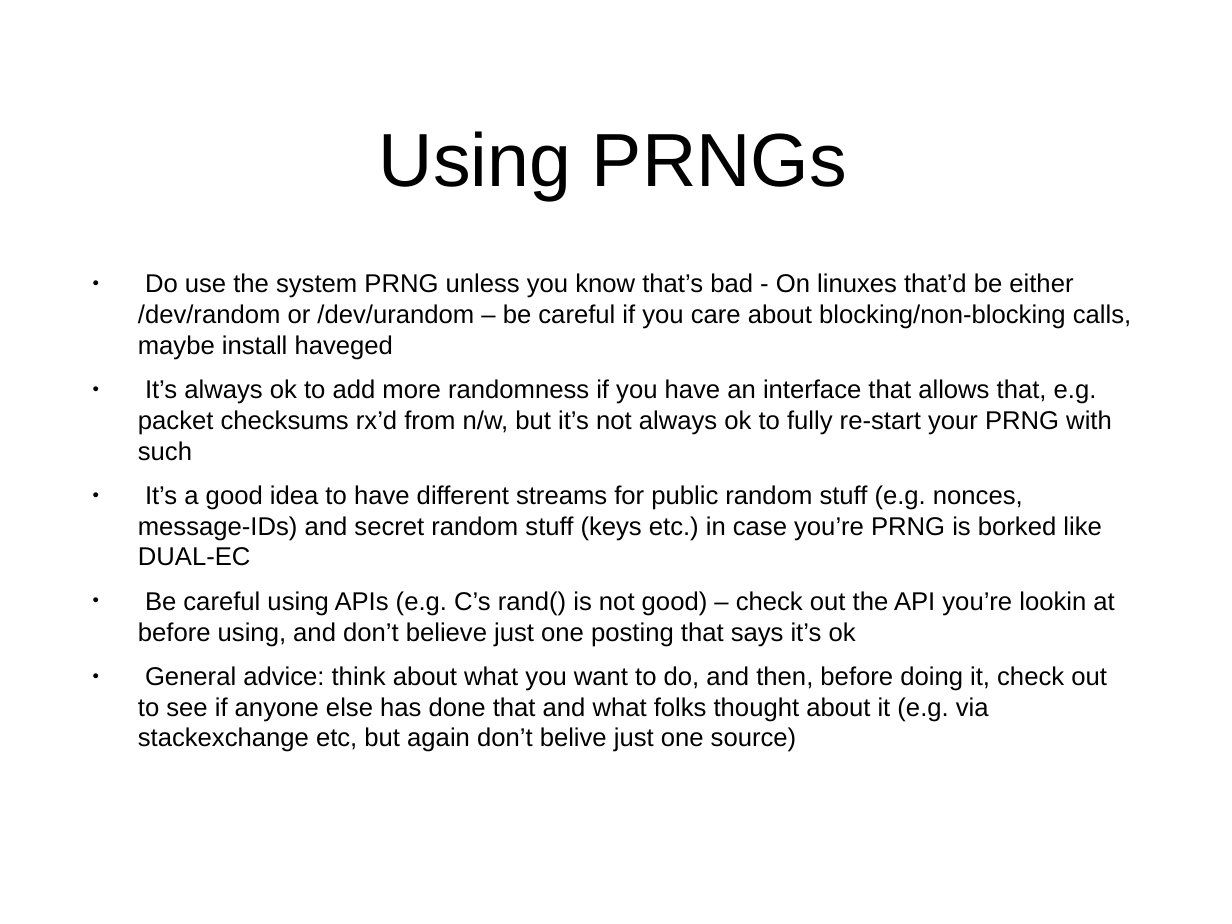
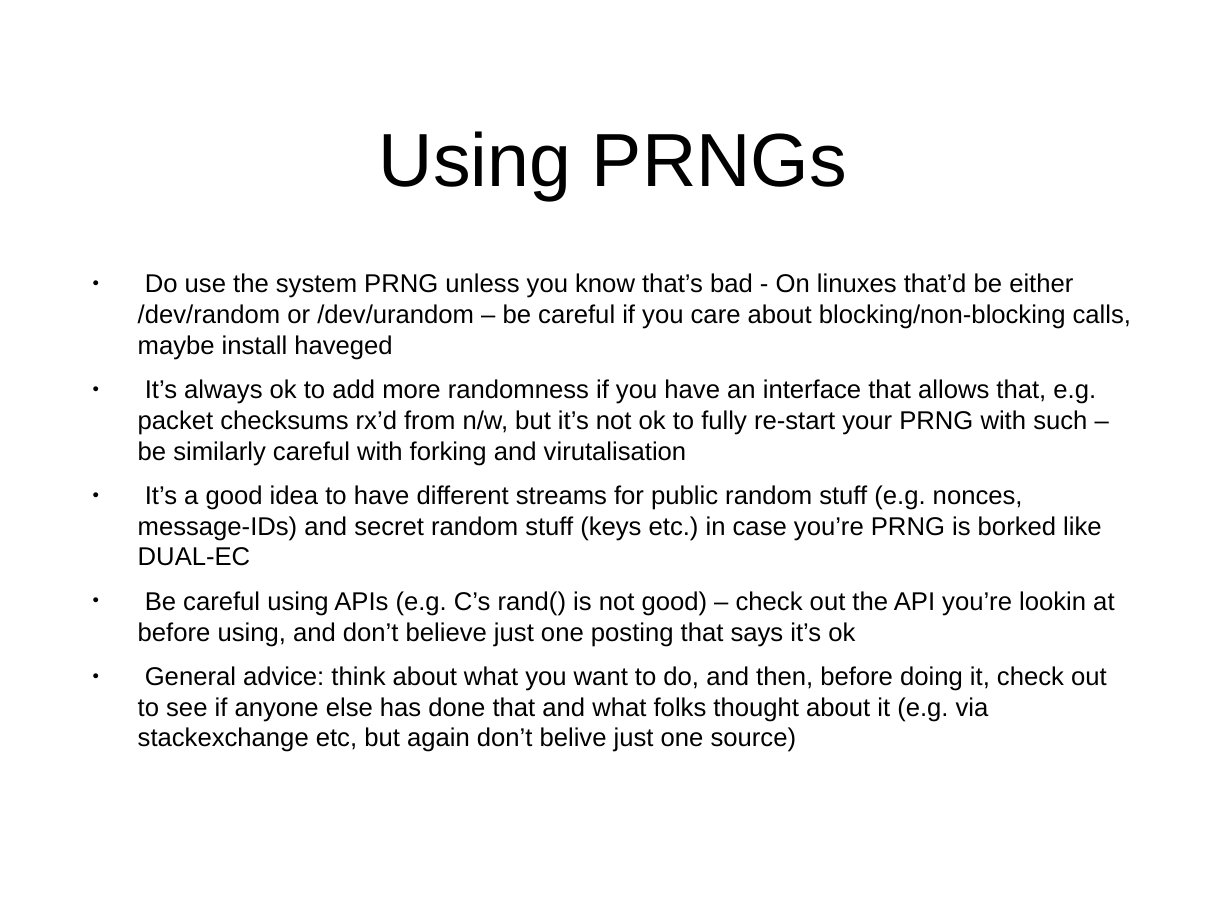
Before and after one commit to sftcd/cs7053, a slide deck: slide 32 of 2016lectures/03-crypto.ppt. Drawn at 1232x924 pixels with LibreOffice and Linux fonts; fonts in the diff are those of the drawing. Boxes give left, top, right and bottom in pixels: in the first picture for what was removed or moved away, otherwise in the second. Text is boxed around its words. In the diff, an @@ line names an element or a change of style, - is before the commit and + after.

```diff
--- a/2016lectures/03-crypto.ppt
+++ b/2016lectures/03-crypto.ppt
@@ text at <box>138,379,1096,466</box>: text changed @@
-● It’s always ok to add more randomness if you have an interface that allows that, e.g. packet checksums rx’d from n/w, but it’s not always ok to fully re-start your PRNG with such
+● It’s always ok to add more randomness if you have an interface that allows that, e.g. packet checksums rx’d from n/w, but it’s not ok to fully re-start your PRNG with such – be similarly careful with forking and virutalisation
```
Also in this commit, not shown: 79 other slides changed, 1 other file.
